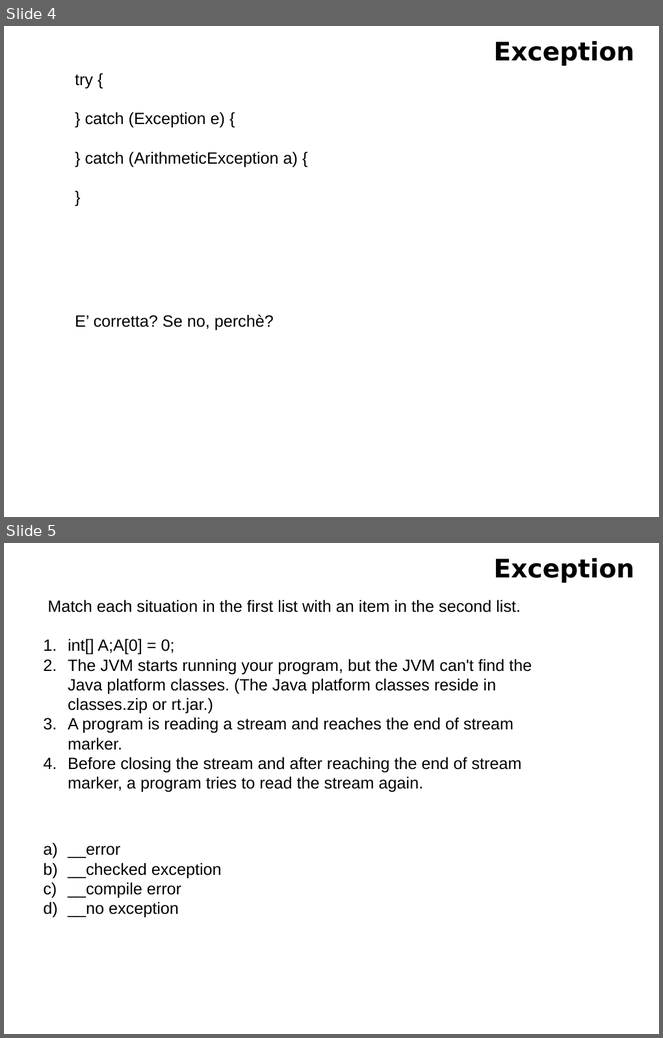
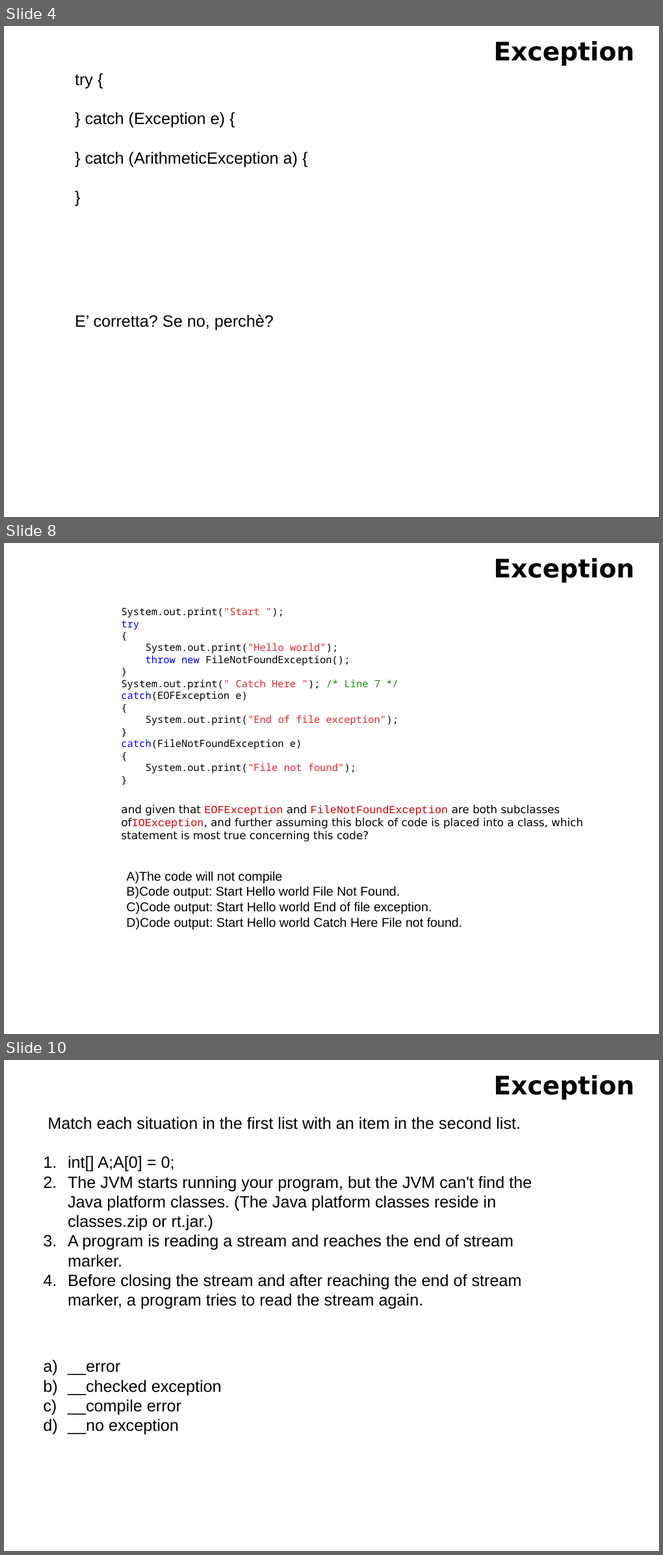
Before and after one commit to fgaudenzi/lezioni, a slide deck: lez 14/ex.pptx. Shown one above the other, each under a label of ours: slides 4 and 5 before the commit, slides 4, 8 and 10 after it; the slides between them are not shown. The pictures are 663x1038 and 663x1555 pixels, drawn with LibreOffice and Linux fonts; fonts in the diff are those of the drawing. Boxes give left, top, right and bottom in pixels: in the first picture for what was removed or moved away, otherwise in the second. Text is boxed around its words. In the diff, an @@ line names an element or a change of style, - is before the commit and + after.

```diff
--- a/lez 14/ex.pptx
+++ b/lez 14/ex.pptx
@@ slide 8 added at (x1=4, y1=543, x2=659, y2=1034), background #FFFFFF @@
@@ title added at (x1=494, y1=558, x2=635, y2=583), 28 pt, text #000000, bold @@
+Exception
@@ text added at (x1=121, y1=607, x2=399, y2=774), 11 pt, text #000000 @@
+System.out.print("Start ");
+try
+{
+System.out.print("Hello world");
+throw new FileNotFoundException();
+}
+System.out.print(" Catch Here "); /* Line 7 */
+catch(EOFException e)
+{
+System.out.print("End of file exception");
+}
+catch(FileNotFoundException e)
+{
+System.out.print("File not found");
+}
@@ text added at (x1=121, y1=805, x2=583, y2=842), 12 pt, text #000000 @@
+and given that EOFException and FileNotFoundException are both subclasses ofIOException, and further assuming this block of code is placed into a class, which statement is most true concerning this code?
@@ text added at (x1=126, y1=871, x2=463, y2=930), 14 pt, text #000000 @@
+A)The code will not compile
+B)Code output: Start Hello world File Not Found.
+C)Code output: Start Hello world End of file exception.
+D)Code output: Start Hello world Catch Here File not found.
@@ what was slide 5 is now slide 10 @@
```
Also in this commit, not shown: 2 slides changed, 4 other slides added, 1 other file.
